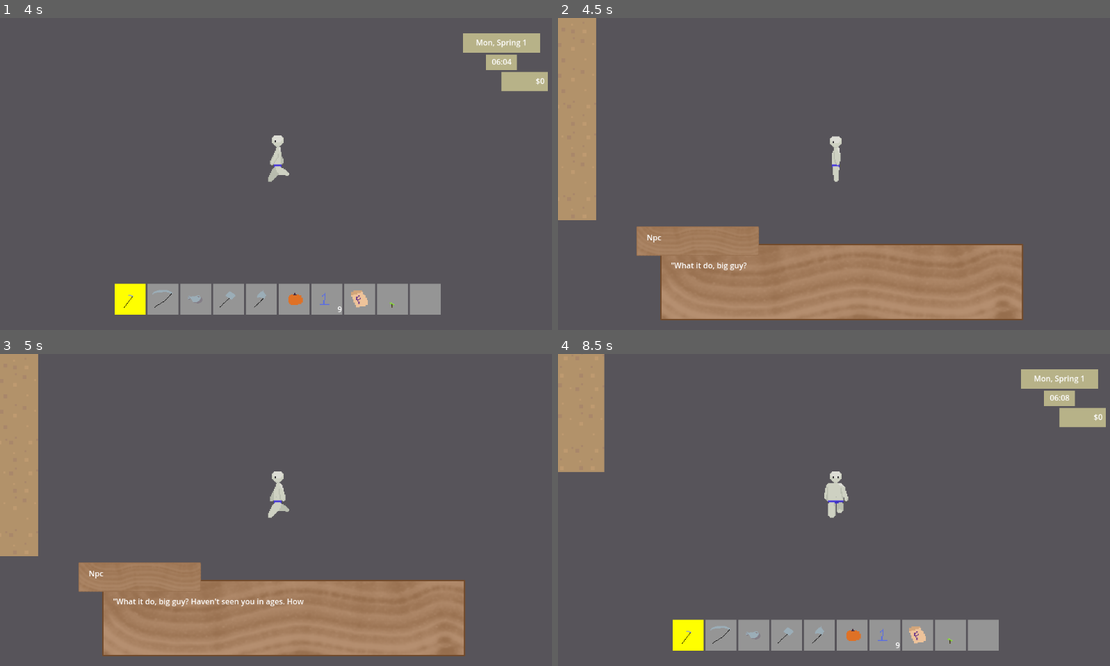
Above: before the commit, frames 1-4 (two rows, left to right).
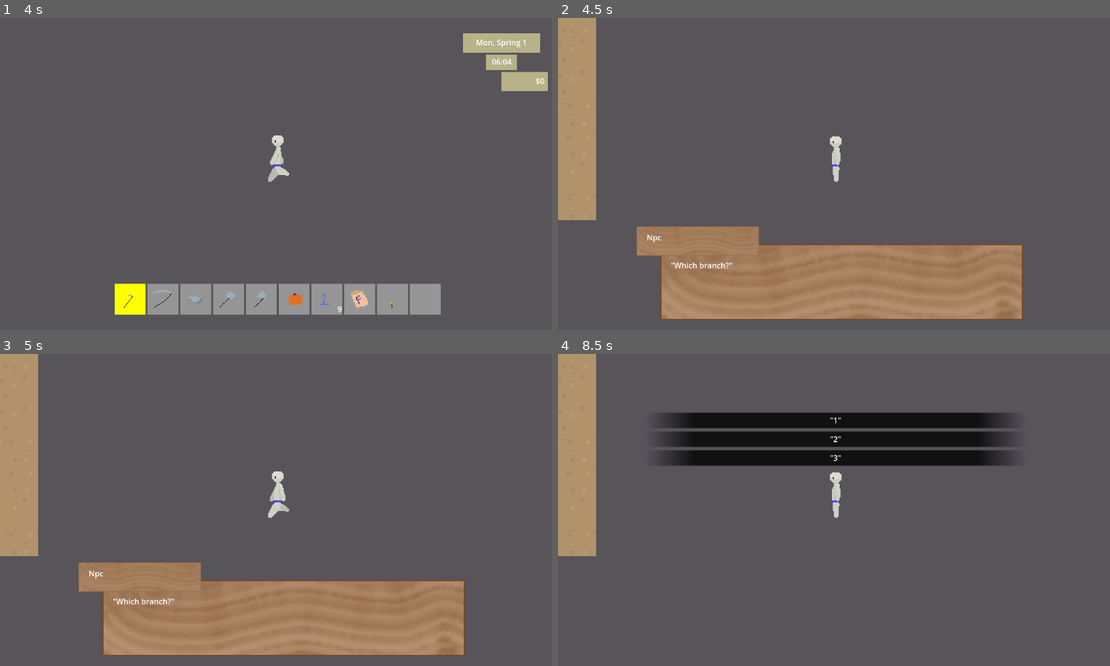
Above: after the commit, the same moments.

Repository: ellis-matthew4/farming-game-framework
Game: Godot game, scene res://scenes/map.tscn
Two runs of this game, one before a commit and one after it. Both use one fixed random seed, a clock stepped at 60 frames per second and the inputs below.
Inputs (mouse positions are in pixels of both pictures, inside the frame that each line leads up to):
- Up to frame 1 (4 s): tap Enter at 0.5 s; move the mouse to (132, 298) at 0.52 s; press the mouse at (132, 298) at 0.53 s; hold D (move_right) 0.53-1.28 s; move the mouse to (165, 298) at 1.27 s; release the mouse at (165, 298) at 1.28 s; hold S (move_down) 1.28-2.03 s; tap Shift (ux_modify) at 1.35 s; click (165, 298) at 1.42 s; move the mouse to (193, 298) at 2.02 s; hold D (move_right) 2.03-2.78 s; tap Mouse wheel down (ux_mwd) at 2.1 s; click (193, 298) at 2.17 s; move the mouse to (226, 298) at 2.77 s; hold W (move_up) 2.78-3.53 s; tap Mouse wheel up (ux_mwu) at 2.85 s; click (226, 298) at 2.92 s; tap Space at 3.5 s; move the mouse to (259, 298) at 3.52 s; hold A (move_left) from 3.53 s (still down); tap E (ux_select) at 3.6 s; click (259, 298) at 3.67 s
- Up to frame 2 (4.5 s): keep holding A (move_left); tap P (debug_talk) at 4.15 s; move the mouse to (668, 127) at 4.27 s; tap Ctrl at 4.35 s
- Up to frame 3 (5 s): keep holding A (move_left)
- Up to frame 4 (8.5 s): move the mouse to (861, 510) at 5.02 s; release A (move_left) at 5.03 s; press the mouse at (861, 510) at 5.03 s; hold S (move_down) 5.03-5.78 s; move the mouse to (751, 432) at 5.77 s; release the mouse at (751, 432) at 5.78 s; hold D (move_right) 5.78-6.53 s; tap one key every 0.75 s from 5.85 s: Shift (ux_modify) Mouse wheel down (ux_mwd) Mouse wheel up (ux_mwu) E (ux_select); move the mouse to (955, 494) at 6.52 s; hold W (move_up) 6.53-7.28 s; move the mouse to (723, 525) at 7.27 s; hold D (move_right) 7.28-8.03 s; click (723, 525) at 7.42 s; move the mouse to (889, 441) at 8.02 s; hold S (move_down) from 8.03 s (still down)

Frame 1 is identical in both runs. In frame 2, 0.1% of the frame differs, in the area x 23-35%, y 78-81%; in frame 3, 0.3%; in frame 4, 20%, in the area x 0-100%, y 0-96%.
Error in both runs: Invalid call. Nonexistent function 'front' in base 'Dictionary'. (res://xdl/Display.gd:81)

Commit message:
implemented NPCs

Diff:
--- /dev/null
+++ b/src/assets/schedules/npc.json
@@ -0,0 +1,85 @@
+{
+    "0": {
+        "370": [
+            {
+                "x": 0,
+                "y": 0,
+                "z": 0
+            },
+            {
+                "x": 0,
+                "y": -80,
+                "z": 0
+            },
+            {
+                "x": 0,
+                "y": -256,
+                "z": 1
+            },
+            {
+                "x": -16,
+                "y": -256,
+                "z": 0
+            },
+            {
+                "x": -16,
+                "y": -320,
+                "z": 0
+            }
+        ]
+    },
+    "1": {
+        "420": [
+            {
+                "x": 0,
+                "y": 0,
+                "z": 0
+            }
+        ]
+    },
+    "2": {
+        "420": [
+            {
+                "x": 0,
+                "y": 0,
+                "z": 0
+            }
+        ]
+    },
+    "3": {
+        "420": [
+            {
+                "x": 0,
+                "y": 0,
+                "z": 0
+            }
+        ]
+    },
+    "4": {
+        "420": [
+            {
+                "x": 0,
+                "y": 0,
+                "z": 0
+            }
+        ]
+    },
+    "5": {
+        "420": [
+            {
+                "x": 0,
+                "y": 0,
+                "z": 0
+            }
+        ]
+    },
+    "6": {
+        "420": [
+            {
+                "x": 0,
+                "y": 0,
+                "z": 0
+            }
+        ]
+    }
+}
--- a/src/scenes/map.tscn
+++ b/src/scenes/map.tscn
@@ -8,6 +8,7 @@
 [ext_resource type="PackedScene" uid="uid://b6tvsetr2bnre" path="res://scenes/door.tscn" id="6_y20lb"]
 [ext_resource type="Script" path="res://scripts/dynamic_layer.gd" id="7_mdgsm"]
 [ext_resource type="Texture2D" uid="uid://dorn8beys0l0k" path="res://assets/shipping_box.png" id="7_tdd76"]
+[ext_resource type="PackedScene" uid="uid://emayxhoa48w5" path="res://scenes/npc.tscn" id="9_xx7rh"]
 
 [sub_resource type="TileSetAtlasSource" id="TileSetAtlasSource_3hg2n"]
 texture = ExtResource("1_w3cr0")
@@ -257,6 +258,10 @@
 offset = Vector2(8, 24)
 zoom = Vector2(4, 4)
 
+[node name="NPC" parent="ActorLayer" instance=ExtResource("9_xx7rh")]
+position = Vector2(-64, 0)
+npc_name = "npc"
+
 [node name="StaticLayer" type="Node2D" parent="."]
 
 [node name="House" type="Sprite2D" parent="StaticLayer"]
--- /dev/null
+++ b/src/scenes/npc.tscn
@@ -0,0 +1,87 @@
+[gd_scene load_steps=13 format=3 uid="uid://emayxhoa48w5"]
+
+[ext_resource type="Script" path="res://scripts/NPC.gd" id="1_4uill"]
+[ext_resource type="Texture2D" uid="uid://csgsb8ofd32hy" path="res://assets/char/char_down2.png" id="2_8n34d"]
+[ext_resource type="Texture2D" uid="uid://dw6be5syea3j7" path="res://assets/char/char_down1.png" id="3_sayma"]
+[ext_resource type="Texture2D" uid="uid://bftd88f5hrhtn" path="res://assets/char/char_down3.png" id="4_hp5ui"]
+[ext_resource type="Texture2D" uid="uid://d4drb2caj6o7" path="res://assets/char/char_side2.png" id="5_is8ug"]
+[ext_resource type="Texture2D" uid="uid://rnh2jnjatjh2" path="res://assets/char/char_side1.png" id="6_lnkk1"]
+[ext_resource type="Texture2D" uid="uid://cmcjmsjwl3v50" path="res://assets/char/char_side3.png" id="7_orutj"]
+[ext_resource type="Texture2D" uid="uid://d01xwpyh0lk6b" path="res://assets/char/char_up2.png" id="8_1dink"]
+[ext_resource type="Texture2D" uid="uid://ptbdtue7bc4b" path="res://assets/char/char_up1.png" id="9_5nwmf"]
+[ext_resource type="Texture2D" uid="uid://dxjhc1vb4mj0g" path="res://assets/char/char_up3.png" id="10_so2ti"]
+
+[sub_resource type="SpriteFrames" id="SpriteFrames_3j7o4"]
+animations = [{
+"frames": [{
+"duration": 1.0,
+"texture": ExtResource("2_8n34d")
+}, {
+"duration": 1.0,
+"texture": ExtResource("3_sayma")
+}, {
+"duration": 1.0,
+"texture": ExtResource("2_8n34d")
+}, {
+"duration": 1.0,
+"texture": ExtResource("4_hp5ui")
+}],
+"loop": true,
+"name": &"down",
+"speed": 10.0
+}, {
+"frames": [{
+"duration": 1.0,
+"texture": ExtResource("5_is8ug")
+}, {
+"duration": 1.0,
+"texture": ExtResource("6_lnkk1")
+}, {
+"duration": 1.0,
+"texture": ExtResource("5_is8ug")
+}, {
+"duration": 1.0,
+"texture": ExtResource("7_orutj")
+}],
+"loop": true,
+"name": &"side",
+"speed": 10.0
+}, {
+"frames": [{
+"duration": 1.0,
+"texture": ExtResource("8_1dink")
+}, {
+"duration": 1.0,
+"texture": ExtResource("9_5nwmf")
+}, {
+"duration": 1.0,
+"texture": ExtResource("8_1dink")
+}, {
+"duration": 1.0,
+"texture": ExtResource("10_so2ti")
+}],
+"loop": true,
+"name": &"up",
+"speed": 10.0
+}]
+
+[sub_resource type="RectangleShape2D" id="RectangleShape2D_v7rki"]
+size = Vector2(16, 16)
+
+[node name="NPC" type="CharacterBody2D"]
+z_index = 2
+collision_layer = 4
+collision_mask = 0
+script = ExtResource("1_4uill")
+
+[node name="AnimatedSprite2D" type="AnimatedSprite2D" parent="."]
+modulate = Color(1, 0.431373, 0.556863, 1)
+texture_filter = 1
+scale = Vector2(0.5, 0.5)
+sprite_frames = SubResource("SpriteFrames_3j7o4")
+animation = &"down"
+centered = false
+
+[node name="CollisionShape2D" type="CollisionShape2D" parent="."]
+position = Vector2(8, 24)
+shape = SubResource("RectangleShape2D_v7rki")
--- a/src/scenes/player.tscn
+++ b/src/scenes/player.tscn
@@ -75,7 +75,7 @@
 
 [node name="player" type="CharacterBody2D"]
 z_index = 5
-collision_mask = 2
+collision_mask = 34
 script = ExtResource("1_5rxtb")
 
 [node name="AnimatedSprite2D" type="AnimatedSprite2D" parent="."]
--- /dev/null
+++ b/src/scripts/NPC.gd
@@ -0,0 +1,134 @@
+extends CharacterBody2D
+
+class_name NPC
+
+@export var npc_name: String
+
+enum DIRS { DOWN, UP, LEFT, RIGHT, NONE }
+var facing = DIRS.DOWN
+
+var snap = Globals.MAP_GRID_SIZE
+var snap_point: Vector2
+var moving: bool
+
+# target represents the next space on the grid to move to
+var target
+# destination represents the actual coordinates the npc is traveling to
+var destination: Vector2
+
+var travel_stack = []
+var schedule
+
+signal turn(dir)
+signal walk
+signal reached
+
+func _ready():
+  var path = str("res://assets/schedules/", npc_name, ".json")
+  var file = FileAccess.open(path, FileAccess.READ)
+  var data = file.get_as_text()
+  file.close()
+  var json = JSON.new()
+  var error = json.parse(data)
+  if error != OK:
+    print("FAILED TO READ FILE " + path)
+    return
+  data = json.data
+  # for now only care about day of week
+  # TODO: expand to care about season
+  var dow = str(Globals.calendar.dow)
+  schedule = _parse(data[dow])
+  Globals.clock.tick.connect(_on_clock_tick)
+
+func _parse(data):
+  var result = {}
+  for key in data.keys():
+    var positions = []
+    for pos in data[key]:
+      positions.append(Vector3(pos['x'], pos['y'], pos['z']))
+    result[key] = positions
+  return result
+
+func navigate_to_point(point):
+  if point == null:
+    moving = false
+    return
+  moving = true
+  var method = point.z
+  var point2d = Vector2(point.x, point.y)
+  if method == 1:
+    target = point2d
+    global_position = point2d
+  elif method == 0:
+    var current_direction = dir_to_vec(facing)
+    var new_direction = (point2d - global_position).normalized()
+    if new_direction.x < 0:
+      turn_anim(DIRS.LEFT)
+    elif new_direction.x > 0:
+      turn_anim(DIRS.RIGHT)
+    elif new_direction.y > 0:
+      turn_anim(DIRS.DOWN)
+    elif new_direction.y < 0:
+      turn_anim(DIRS.UP)
+    target = point2d
+
+func _physics_process(delta):
+  set_collision_layer_value(2, !moving)
+  var player = Globals.player
+  if is_instance_valid(player):
+    z_index = player.z_index + 1 if global_position.y > player.global_position.y else player.z_index - 1
+  if !moving:
+    $AnimatedSprite2D.play("down")
+    $AnimatedSprite2D.stop()
+  else:
+    if target == null:
+      if len(travel_stack) > 0:
+        navigate_to_point(travel_stack.pop_front())
+      else:
+        moving = false
+    elif global_position.distance_to(target) <= 4:
+      global_position = target
+      moving = false
+      velocity = Vector2(0,0)
+      navigate_to_point(travel_stack.pop_front())
+    else:
+      velocity = target_vec() * Globals.WALK_SPEED / 2
+    move_and_slide()
+
+func _on_clock_tick():
+  var time = str(Globals.clock.time)
+  if schedule.has(time):
+    travel_stack.append_array(schedule[time])
+    moving = true
+
+func target_vec():
+  return (target - global_position).normalized()
+
+func dir_to_vec(dir):
+  match(dir):
+    DIRS.DOWN:
+      return Vector2(0,1)
+    DIRS.UP:
+      return Vector2(0,-1)
+    DIRS.LEFT:
+      return Vector2(-1,0)
+    DIRS.RIGHT:
+      return Vector2(1,0)
+    _:
+      print("INVALID NPC DIRECTION ", dir)
+
+func turn_anim(dir):
+  $AnimatedSprite2D.flip_h = (dir == DIRS.RIGHT)
+  match(dir):
+    DIRS.DOWN:
+      $AnimatedSprite2D.play("down")
+    DIRS.UP:
+      $AnimatedSprite2D.play("up")
+    DIRS.LEFT, DIRS.RIGHT:
+      $AnimatedSprite2D.play("side")
+    _:
+      print("BAD ANIM KEY", dir)
+
+func gift(item: Consumable):
+  item.consume()
+  return "liked"
--- a/src/scripts/clock.gd
+++ b/src/scripts/clock.gd
@@ -8,6 +8,7 @@
 enum { MORNING, DAY, EVENING, NIGHT }
 
 signal day_change
+signal tick
 
 func _ready():
   Globals.clock = self
@@ -34,6 +35,7 @@
       emit_signal("day_change")
     elif time == 0:
       Globals.increment_day()
+    emit_signal('tick')
   _increment_time()
 
 func _format(num):
--- a/src/scripts/globals.gd
+++ b/src/scripts/globals.gd
@@ -164,6 +164,12 @@
   await menuLayer.xdl_done
   movement_blocked = false
 
+func npc_talk_label(label):
+  movement_blocked = true
+  menuLayer.xdl_call(label)
+  await menuLayer.xdl_done
+  movement_blocked = false
+
 # Global processes
 func _ready():
   process_mode = Node.PROCESS_MODE_ALWAYS
--- a/src/scripts/player.gd
+++ b/src/scripts/player.gd
@@ -47,7 +47,7 @@
     elif Input.is_action_just_pressed("ux_debug"):
       Globals.menuLayer.debug_menu()
     elif Input.is_action_just_pressed("debug_talk"):
-      Globals.npc_talk('npc')
+      Globals.npc_talk_label('sample_npc_branching')
 
     if moving:
       if _snapped():
@@ -121,6 +121,7 @@
     _set_tool_interact_area_size(held)
     await get_tree().create_timer(0.05).timeout
   var li = get_node("InteractPivot/InteractionArea").get_overlapping_bodies()
+  var currently_held_item = Globals.get_held_item()
   for n in li:
     if n.is_in_group("Bed"):
       Globals.player_position = null
@@ -141,7 +142,13 @@
       var interacted = n.interact()
       if interacted:
         return
-  var currently_held_item = Globals.get_held_item()
+    elif n is NPC:
+      var npc_name = n.npc_name
+      if currently_held_item is Consumable:
+        var like_level = n.gift(currently_held_item)
+        Globals.npc_talk_label(str(npc_name, "_gift_", like_level))
+      else:
+        Globals.npc_talk(npc_name)
   if currently_held_item is Tool:
     var tool = currently_held_item.item_name.to_snake_case()
     var animation = currently_held_item.animation_key + DIRS.keys()[facing].to_lower()
--- a/src/xdl/output/sample.json
+++ b/src/xdl/output/sample.json
@@ -1 +1 @@
-{"labels": {"sample_npc_interact1": [{"action": "dialogue",  …(89 unchanged characters)… een? How are your kids? What's the deal?\""}], "sample_npc_interact2": [{"action": "dialogue", "char": "npc", "String": "\"What's poppin, b?\""}], "sample_npc_interact3": [{"action": "dialogue", "char": "npc", "String": "\"Need something?\""}]}}
+{"labels": {"sample_npc_interact1": [{"action": "dialogue",  …(89 unchanged characters)… een? How are your kids? What's the deal? What's the airspeed velocity of an unladen swallow?\""}], "sample_npc_interact2": [{"action": "dialogue", "char": "npc", "String": "\"What's poppin, b?\""}], "sample_npc_interact3": [{"action": "dialogue", "char": "npc", "String": "\"Need something?\""}], "sample_npc_branching": [{"action": "dialogue", "char": "npc", "String": "\"Which branch?\""}, {"action": "menu", "options": [{"action": "option", "string": "\"1\"", "protocol": "call", "target": "sample_npc_interact1"}, {"action": "option", "string": "\"2\"", "protocol": "call", "target": "sample_npc_interact2"}, {"action": "option", "string": "\"3\"", "protocol": "call", "target": "sample_npc_interact3"}]}, {"action": "dialogue", "char": "npc", "String": "\"Anyway, it was nice talking to you.\""}], "npc_gift_liked": [{"action": "dialogue", "char": "npc", "String": "\"Hey, thanks!\""}]}}
Not shown: 1 places in src/scenes/map.tscn that only renumber resources
Not shown, changed: src/xdl/input/sample.txt
